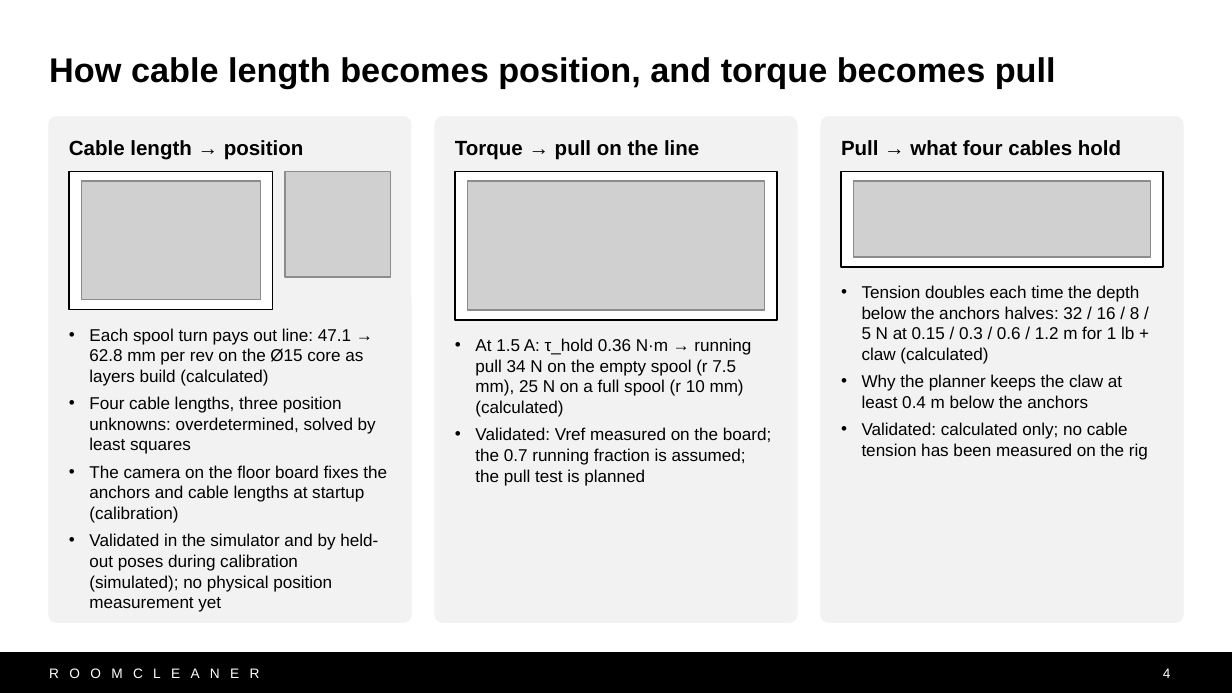
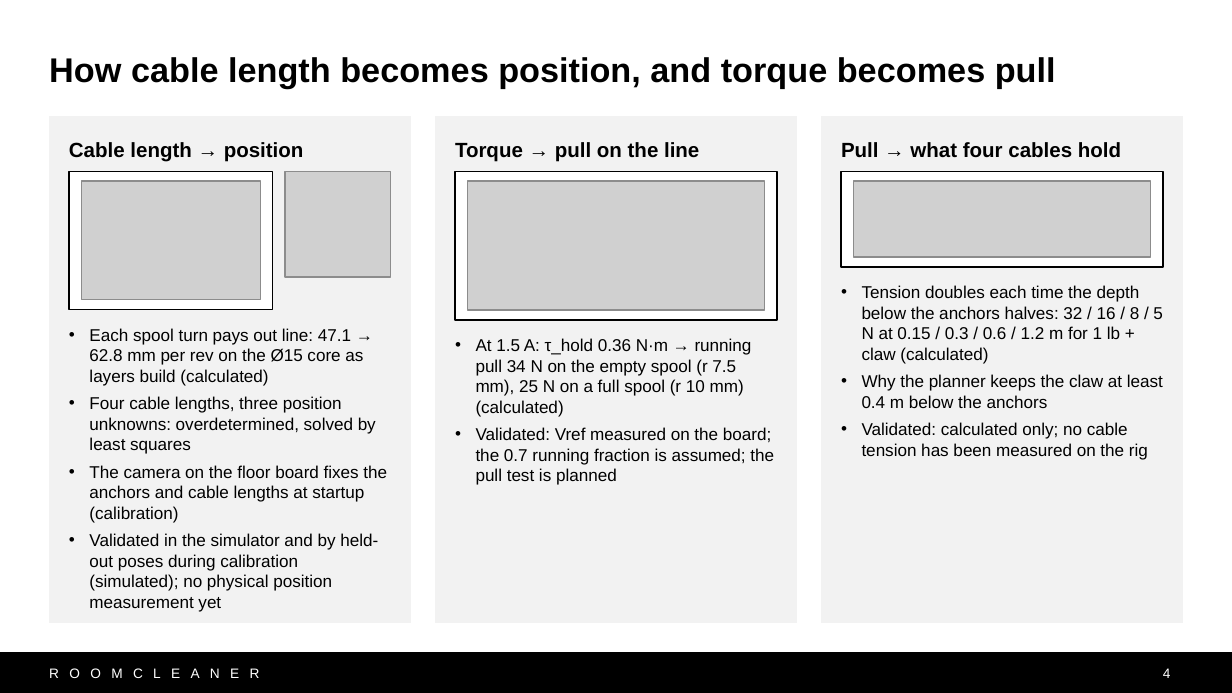
Before and after one commit to Jaspario1199/RoomCleaner, a slide deck: slide 4 of docs/presentation/deck_v10/RoomCleaner_Buntinx_v10.pptx. Drawn at 1232x693 pixels with LibreOffice and Linux fonts; fonts in the diff are those of the drawing; grey boxes stand for pictures. Boxes give left, top, right and bottom in pixels: in the first picture for what was removed or moved away, otherwise in the second. Text is boxed around its words. In the diff, an @@ line names an element or a change of style, - is before the commit and + after.

```diff
--- a/docs/presentation/deck_v10/RoomCleaner_Buntinx_v10.pptx
+++ b/docs/presentation/deck_v10/RoomCleaner_Buntinx_v10.pptx
@@ rectangle "Cable length → position": place and size @@
-rectangle "Cable length → position" at (89,328,387,612)
+rectangle "Cable length → position" at (49,117,410,622)
@@ rounded rectangle removed at (49,117,410,622) @@
@@ fill none to #F2F2F2; outline none to #F2F2F2 0.75 pt in 3 elements at (822,117,1183,622), (49,117,410,622), (435,117,796,622) @@
@@ rectangle "Torque → pull on the ...": place and size @@
-rectangle "Torque → pull on the ..." at (475,338,771,486)
+rectangle "Torque → pull on the ..." at (435,117,796,622)
@@ rounded rectangle removed at (435,117,796,622) @@
@@ rectangle "Pull → what four cables ...": place and size @@
-rectangle "Pull → what four cables ..." at (862,285,1148,460)
+rectangle "Pull → what four cables ..." at (822,117,1183,622)
@@ rounded rectangle removed at (822,117,1183,622) @@
@@ text in rectangle at (69,142,304,162): paragraph added @@
+Cable length → position
@@ text removed at (69,140,304,160) @@
-Cable length → position
@@ text in rectangle at (455,142,699,162): paragraph added @@
+Torque → pull on the line
@@ text removed at (455,140,699,160) @@
-Torque → pull on the line
@@ text in rectangle at (841,142,1121,158): paragraph added @@
+Pull → what four cables hold
@@ text removed at (841,140,1121,156) @@
-Pull → what four cables hold
```
Also in this commit, not shown: 15 other slides changed, 4 other files.
